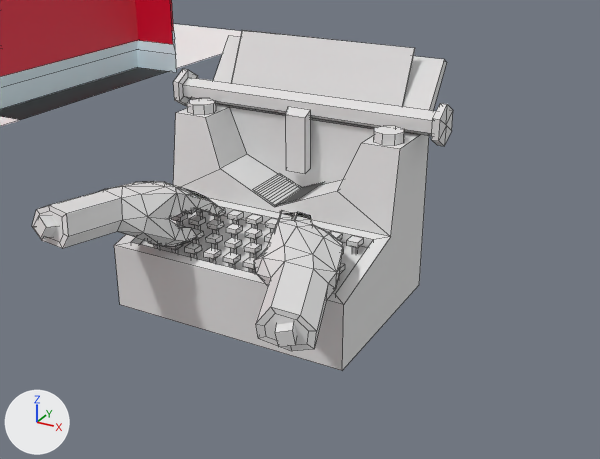
Before and after pictures for a commit that changed the Blender file Blender/bedroom.blend.
Rendered twice from a camera (50 mm lens) standing at (67.35, -9.22, 9.27) and looking at (62.79, -0.93, 5.12). Every picture has the same lights, and +X, +Y and +Z are marked at lower left. Mesh edges are drawn as thin lines.

Names of what the first picture shows: 'floor', 'typewriter', 'typewriterPaper', 'wall', 'wall.002'.
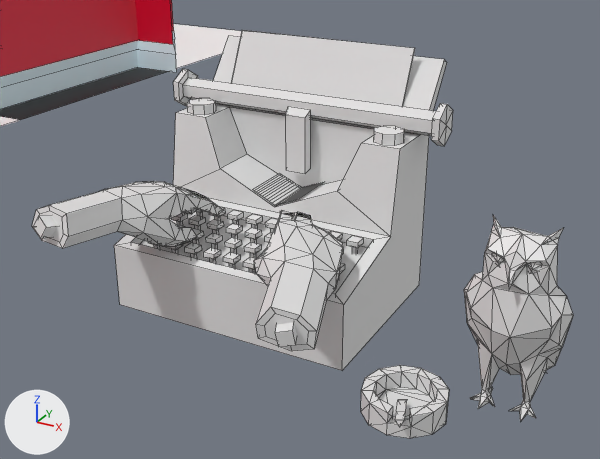
What differs and where, as boxes [x1, y1, x2, y2] in the pictures (600 x 459 px):
'owlLamp', added
    after: [464, 215, 573, 421]
'ashTray', added
    after: [361, 365, 449, 438]

What changed in the scene script:
```text
Add me_cube_011:
    me_cube_011.from_pydata(...)  # 148 vertices, 272 faces; spans x -0.67..0.69, y -0.56..0.8, z -0.04..2.56
Add me_cylinder:
    me_cylinder.from_pydata(...)  # 64 vertices, 109 faces; spans x -0.561..0.561, y -0.63..0.561, z 0.01..0.342
Add ob_owllamp:
    ob_owllamp = bpy.data.objects.new('owlLamp', me_cube_011)
    ob_owllamp.location = (65.32, 0.0, 2.84)
Add ob_ashtray:
    ob_ashtray = bpy.data.objects.new('ashTray', me_cylinder)
    ob_ashtray.location = (64.24, -0.77, 2.81)
```
